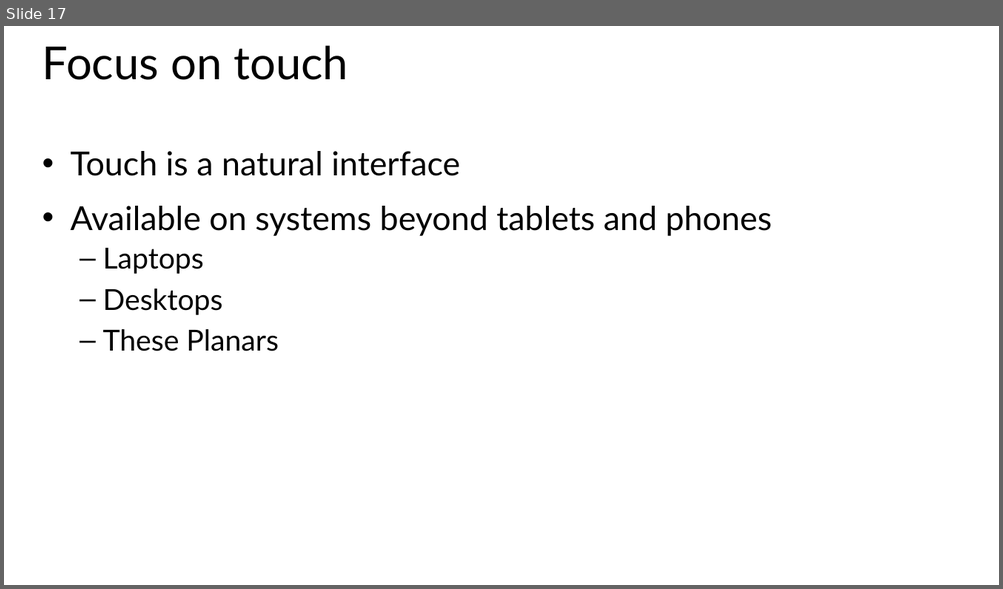
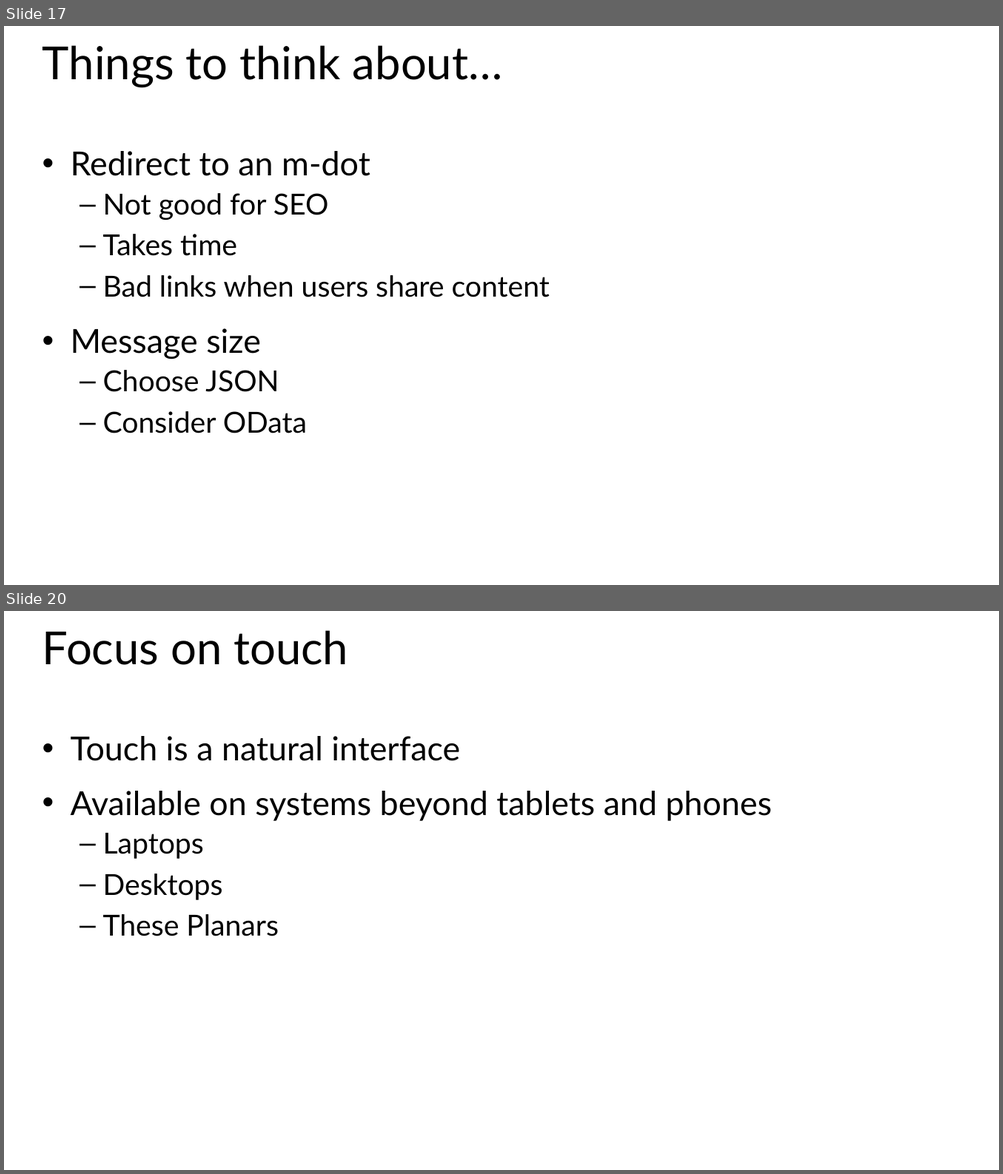
Before and after one commit to CharaD7/FrayedKnot, a slide deck: Slides/M1 Designing.pptx. Shown one above the other, each under a label of ours: slide 17 before the commit, slides 17 and 20 after it; the slides between them are not shown. The pictures are 1003x589 and 1003x1174 pixels, drawn with LibreOffice and Linux fonts; fonts in the diff are those of the drawing. Boxes give left, top, right and bottom in pixels: in the first picture for what was removed or moved away, otherwise in the second. Text is boxed around its words. In the diff, an @@ line names an element or a change of style, - is before the commit and + after.

```diff
--- a/Slides/M1 Designing.pptx
+++ b/Slides/M1 Designing.pptx
@@ slide 17 added at <box>4,26,999,585</box>, background #FFFFFF @@
@@ title added at <box>42,45,503,88</box>, 44 pt, text #000000 @@
+Things to think about…
@@ text added at <box>71,151,549,434</box>, 28 pt, text #000000 @@
+• Redirect to an m-dot
+  – Not good for SEO
+  – Takes time
+  – Bad links when users share content
+• Message size
+  – Choose JSON
+  – Consider OData
@@ what was slide 17 is now slide 20 @@
```
Also in this commit, not shown: 3 slides changed, 2 other slides added, 11 other files.
